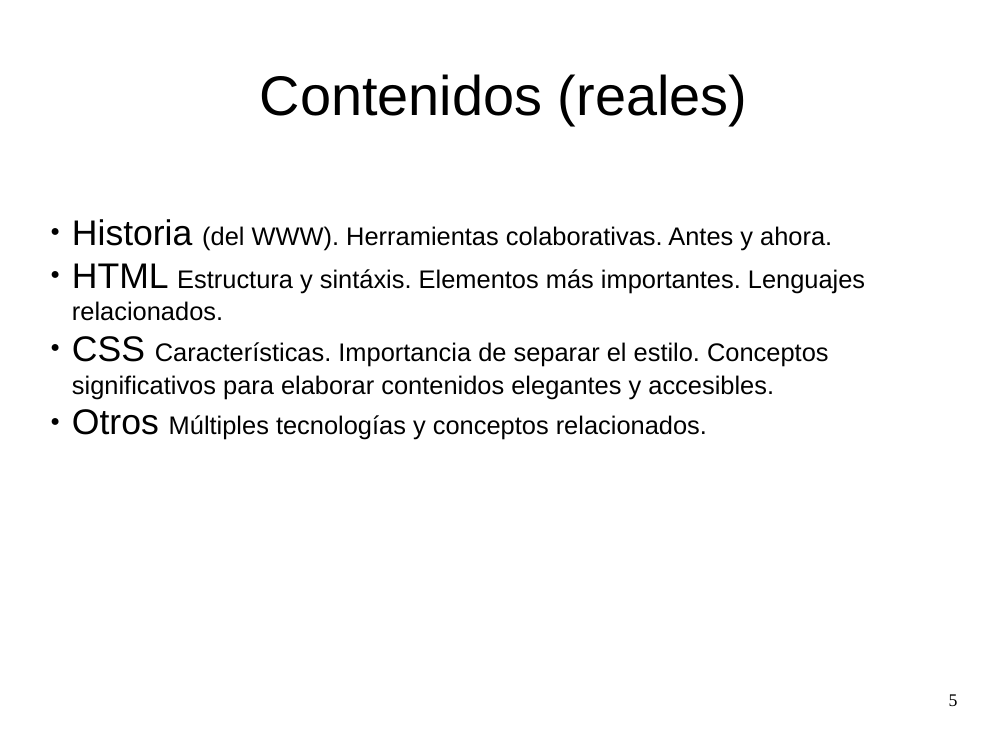
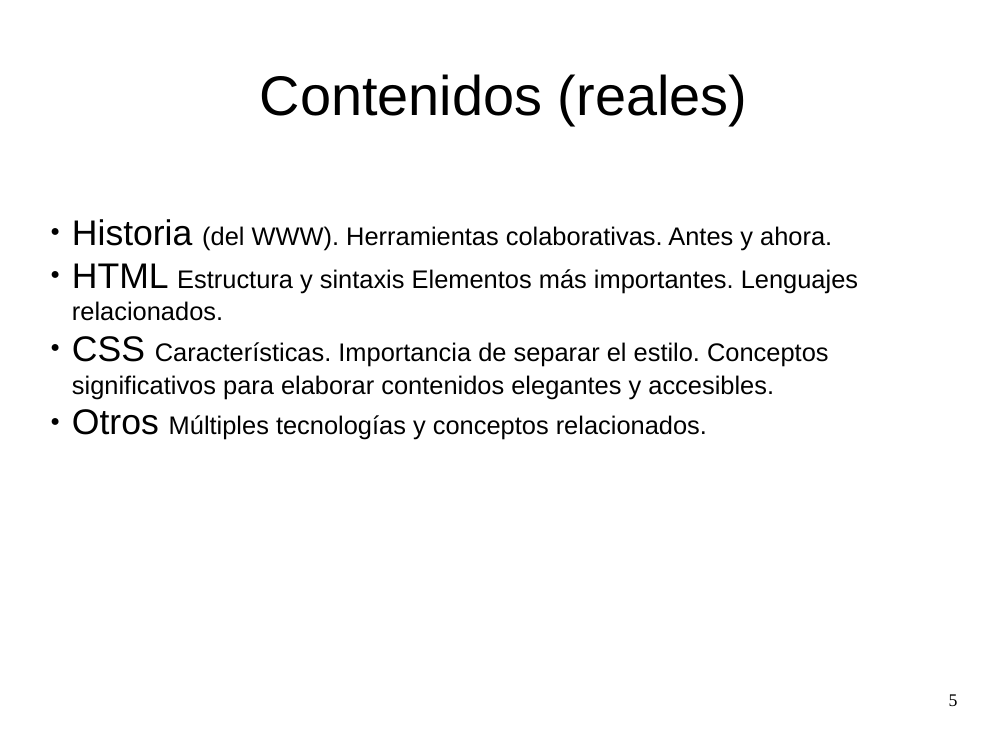
Before and after one commit to fjarandag/tic2, a slide deck: slide 5 of t02-www/101-introduccion.odp. Drawn at 1008x756 pixels with LibreOffice and Linux fonts; fonts in the diff are those of the drawing. Boxes give left, top, right and bottom in pixels: in the first picture for what was removed or moved away, otherwise in the second. Text is boxed around its words. In the diff, an @@ line names an element or a change of style, - is before the commit and + after.

Commit message:
* 104 html sintaxis

```diff
--- a/t02-www/101-introduccion.odp
+++ b/t02-www/101-introduccion.odp
@@ subtitle at (72,263,858,321): text changed @@
-● HTML Estructura y sintáxis. Elementos más importantes. Lenguajes relacionados.
+● HTML Estructura y sintaxis Elementos más importantes. Lenguajes relacionados.
```
Also in this commit, not shown: 2 other slides changed, 2 other files.
